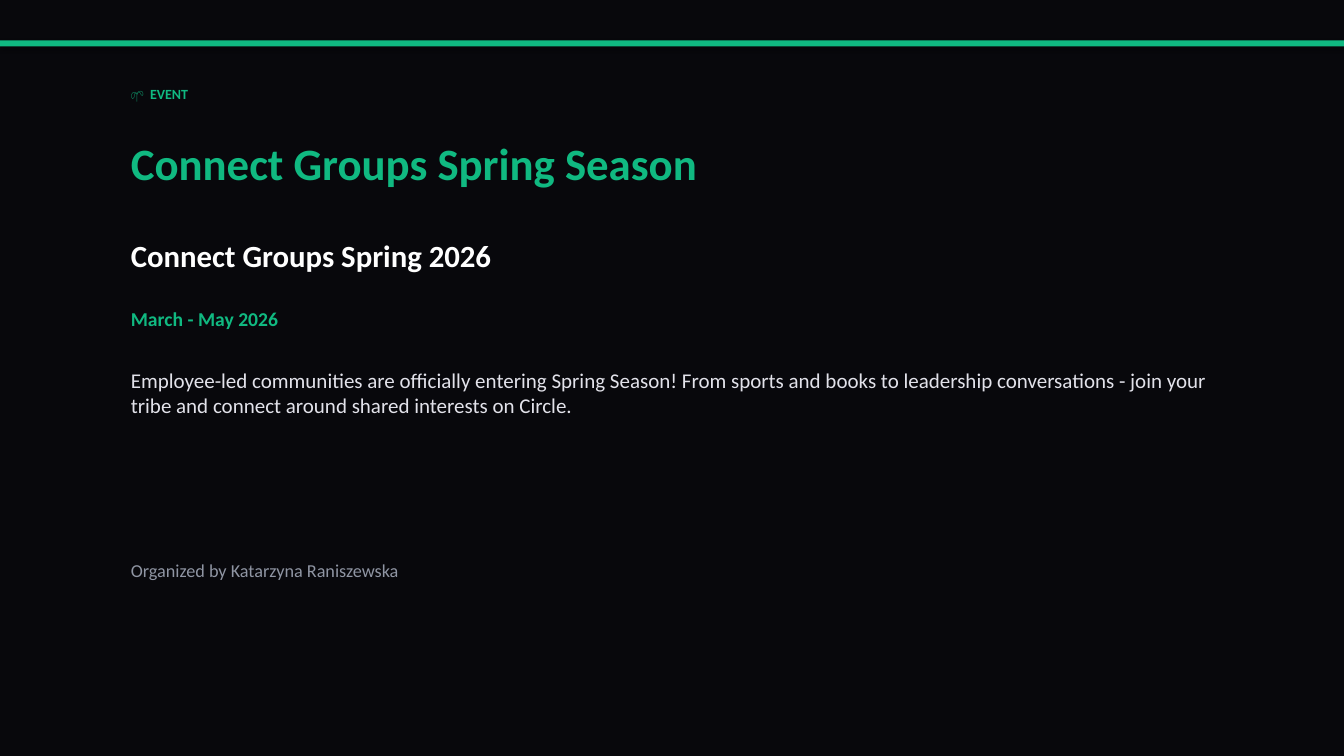
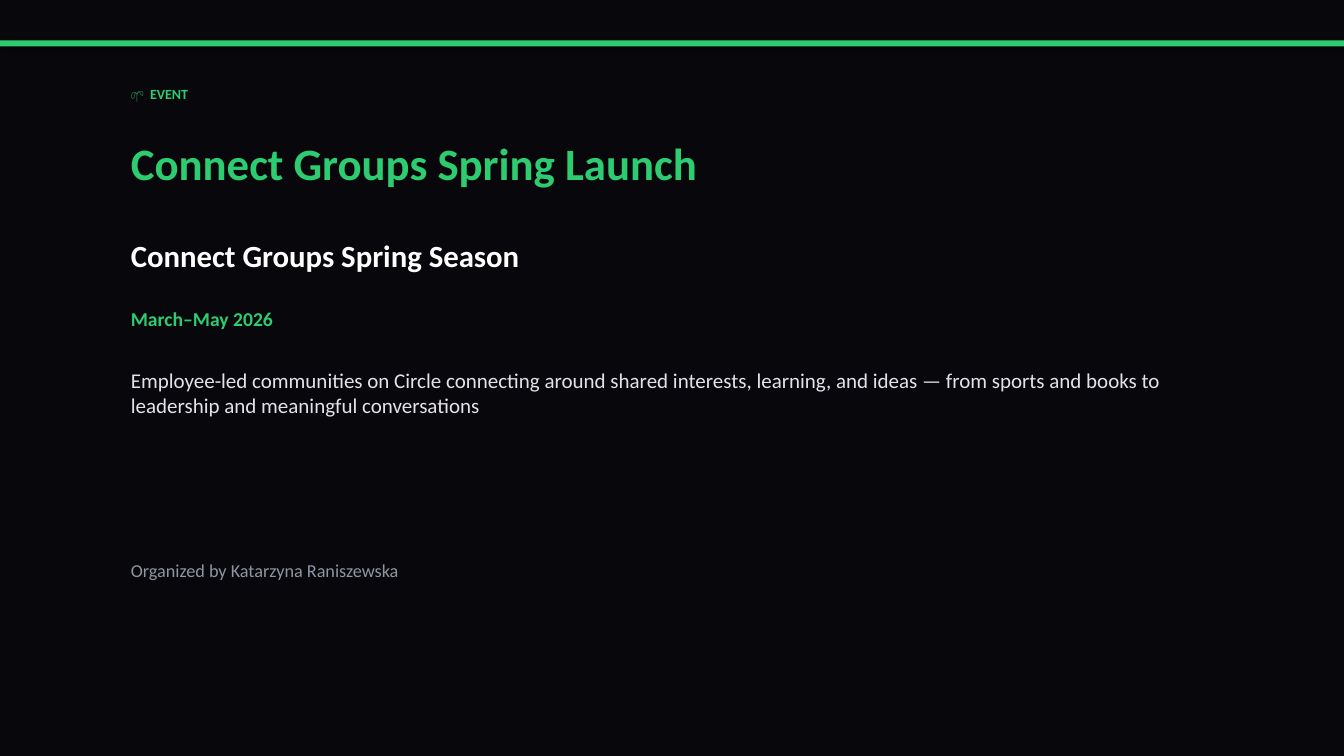
Before and after one commit to liliyagarifullina-maker/appodeal-pulse, a slide deck: slide 2 of data/archive/pulse_2026-03-14.pptx (slide 3 before the commit). Drawn at 1344x756 pixels with LibreOffice and Linux fonts; fonts in the diff are those of the drawing. Boxes give left, top, right and bottom in pixels: in the first picture for what was removed or moved away, otherwise in the second. Text is boxed around its words. In the diff, an @@ line names an element or a change of style, - is before the commit and + after.

```diff
--- a/data/archive/pulse_2026-03-14.pptx
+++ b/data/archive/pulse_2026-03-14.pptx
@@ rectangle at [0,40,1344,46]: fill #10B981 to #2ECC71 @@
@@ text "🌱 EVENT" at [150,90,188,99]: text colour #10B981 to #2ECC71 @@
@@ text at [131,148,697,188]: text changed; text colour #10B981 to #2ECC71 @@
-Connect Groups Spring Season
+Connect Groups Spring Launch
@@ text at [131,245,519,273]: text changed @@
-Connect Groups Spring 2026
+Connect Groups Spring Season
@@ text at [131,312,273,329]: text changed; text colour #10B981 to #2ECC71 @@
-March - May 2026
+March–May 2026
@@ text at [131,373,1160,417]: text changed @@
-Employee-led communities are officially entering Spring Season! From sports and books to leadership conversations - join your tribe and connect around shared interests on Circle.
+Employee-led communities on Circle connecting around shared interests, learning, and ideas — from sports and books to leadership and meaningful conversations
```
Also in this commit, not shown: 13 other slides changed, 3 slides added, 2 slides removed, 2 other files.
